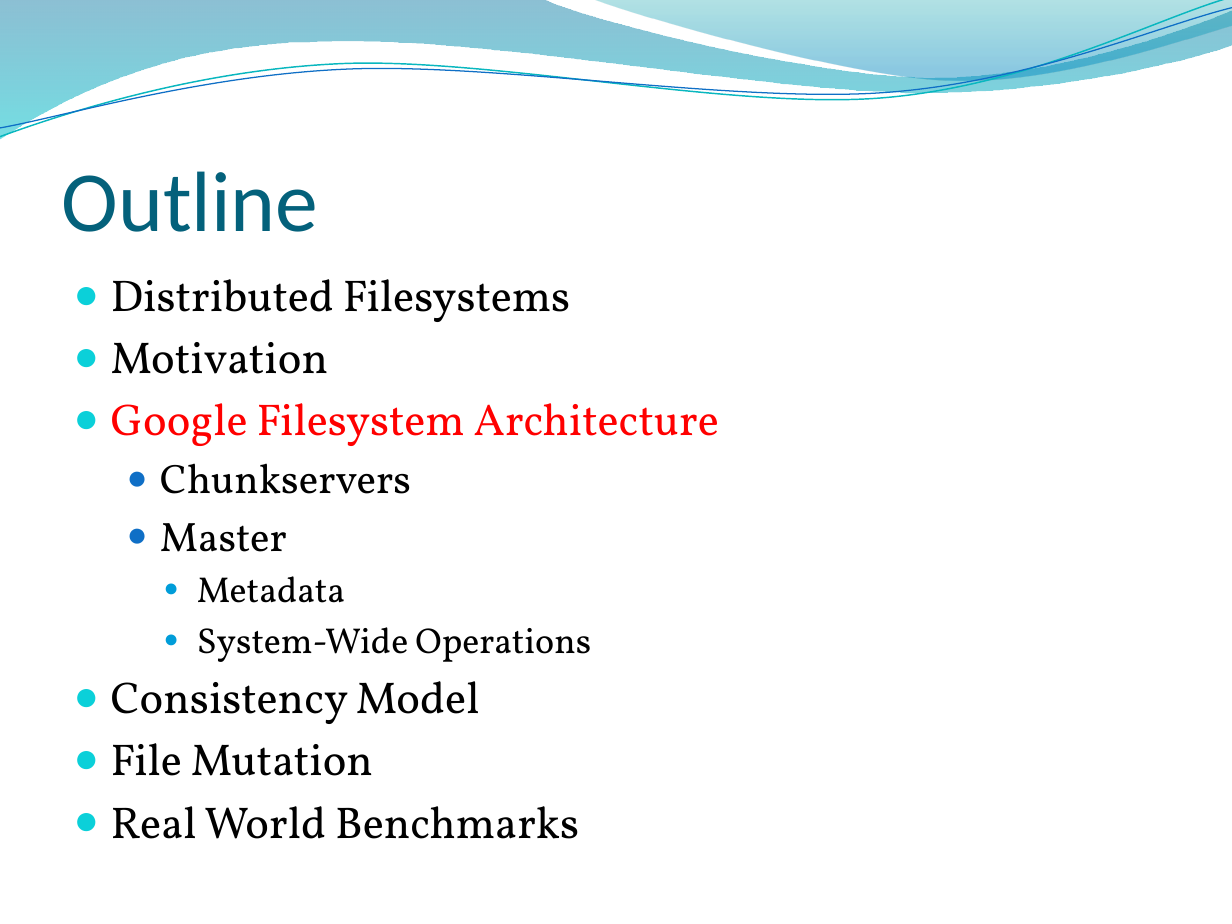
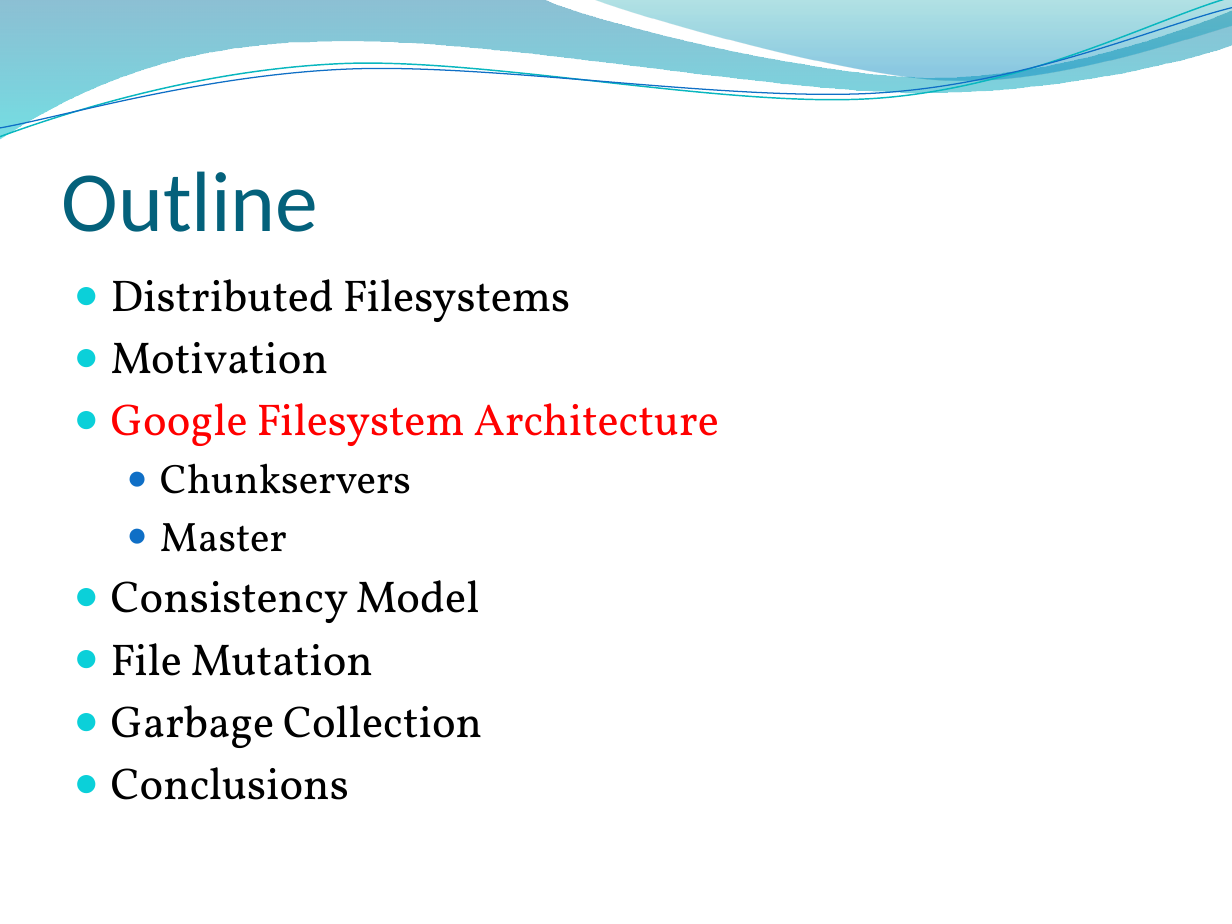
Before and after one commit to edvelezg/unb-os, a slide deck: slide 7 of google-fs/google-fs.pptx. Drawn at 1232x924 pixels with LibreOffice and Linux fonts; fonts in the diff are those of the drawing; background and template pictures are left out. Boxes give left, top, right and bottom in pixels: in the first picture for what was removed or moved away, otherwise in the second. Text is boxed around its words. In the diff, an @@ line names an element or a change of style, - is before the commit and + after.

```diff
--- a/google-fs/google-fs.pptx
+++ b/google-fs/google-fs.pptx
@@ text at (197,576,591,662): paragraphs removed @@
-    ● Metadata
-    ● System-Wide Operations
@@ text at (111,705,482,800): text changed @@
-● Real World Benchmarks
+● Garbage Collection
+● Conclusions
```
Also in this commit, not shown: 12 other slides changed, 2 slides added, 4 slides removed.
